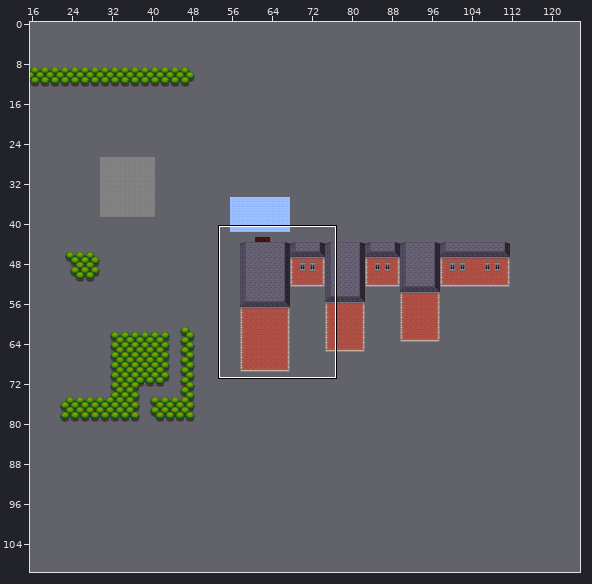
An edit to a level. Tiled map, Factory/Outside/outside.tmx. The first picture is a wide view before the edit; the outline marks the close-up.
Close-up. As it was:
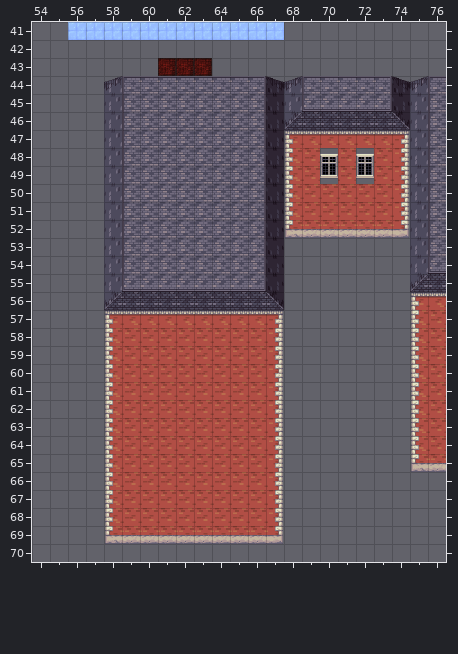
Cells are 32x32 px. Shown: x 54..76, y 41..70. The commit also changed other parts of the map, which this record leaves out. Not drawn, because the pictures are missing: unchanged layer "bottom".
The result:
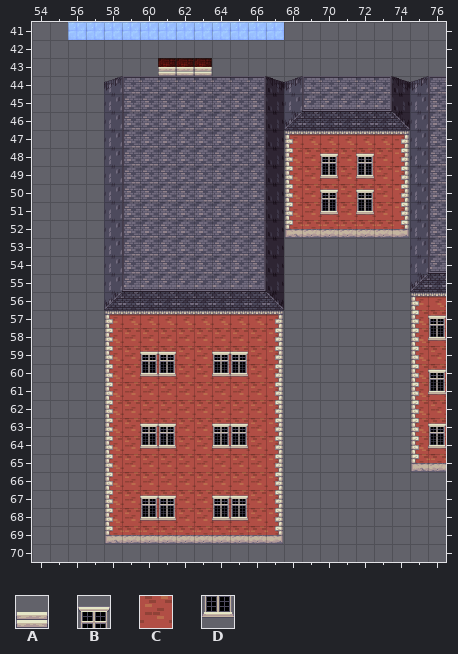
Key: from "house": A 4, B 8, C 10, D 17.
_ is an empty cell, . an unchanged one.
Tiles of an added or newly shown layer are drawn over the layers below it.
Author's note on the commit: Fix windows, add stairs to factory entrance
Changes in this commit:
--- layer "top"
@@ x 61..63 @@
-43 ___
+43 AAA
@@ x 70..72 @@
-48 B.B
-49 D.D
+48 C.C
+49 C.C
--- layer "windows" (added)
@@ x 70..72 @@
-48 _._
-49 _._
-50 _._
-51 _._
+48 B.B
+49 D.D
+50 B.B
+51 D.D
@@ x 60..76 @@
-57 ................_
-58 ................_
-59 __..__...........
-60 __..__.........._
-61 ................_
+57 ................B
+58 ................D
+59 BB..BB...........
+60 DD..DD..........B
+61 ................D
@@ x 60..76 @@
-63 __..__.........._
-64 __..__.........._
+63 BB..BB..........B
+64 DD..DD..........D
@@ x 60..65 @@
-67 __..__
-68 __..__
+67 BB..BB
+68 DD..DD
